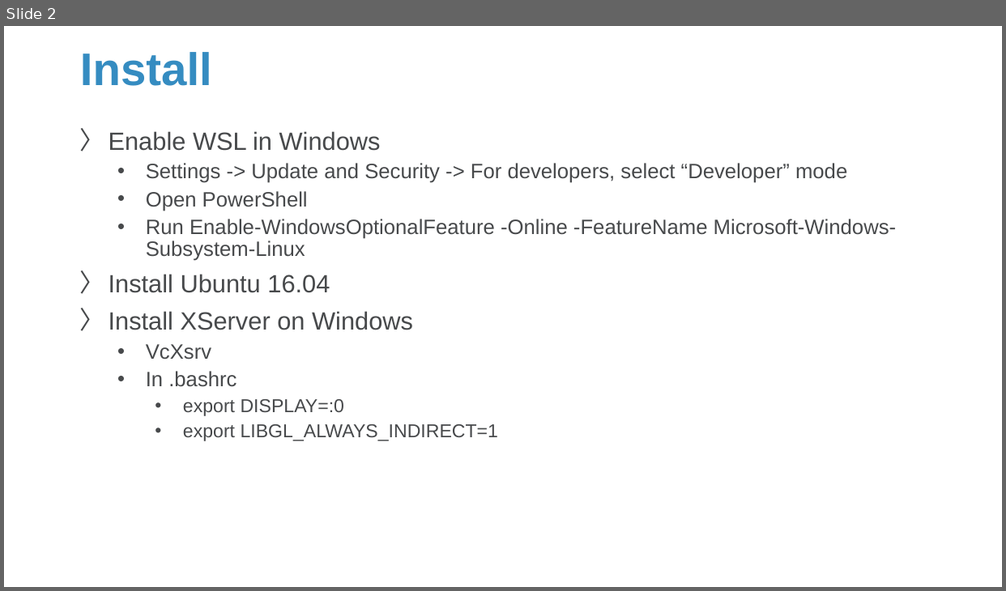
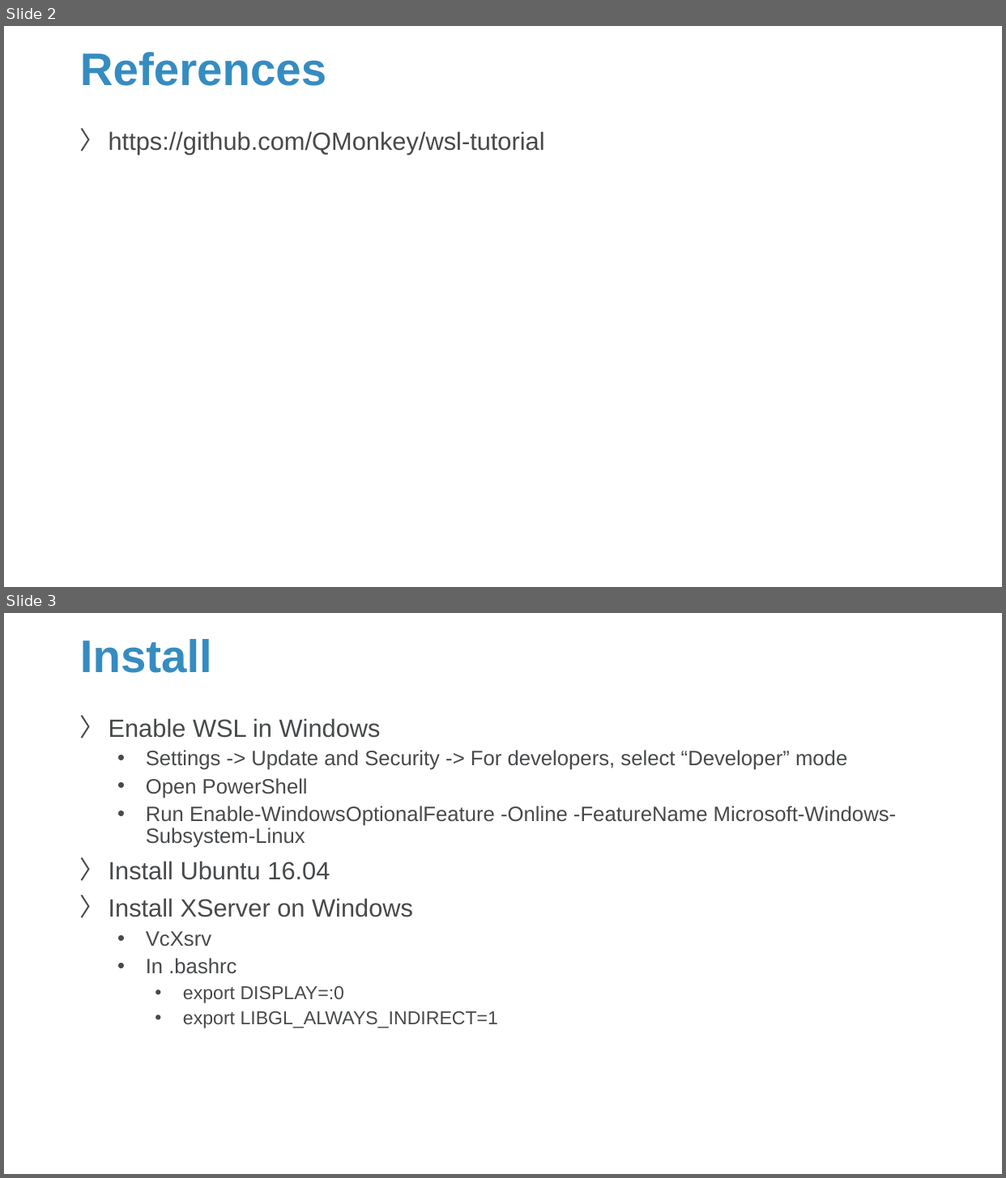
Before and after one commit to Sparks-Lu/TechNotes, a slide deck: Linux/WSL_Notes.pptx. Shown one above the other, each under a label of ours: slide 2 before the commit, slides 2 and 3 after it. The pictures are 1006x591 and 1006x1178 pixels, drawn with LibreOffice and Linux fonts; fonts in the diff are those of the drawing; background and template pictures are left out. Boxes give left, top, right and bottom in pixels: in the first picture for what was removed or moved away, otherwise in the second. Text is boxed around its words. In the diff, an @@ line names an element or a change of style, - is before the commit and + after.

```diff
--- a/Linux/WSL_Notes.pptx
+++ b/Linux/WSL_Notes.pptx
@@ slide 2 added at [4,26,1002,587], background picture (left out) @@
@@ title added at [80,52,326,86], 44 pt, text #358CC1, bold @@
+References
@@ text added at [108,131,545,155], 24 pt, text #47494B @@
+〉 https://github.com/QMonkey/wsl-tutorial
@@ what was slide 2 is now slide 3 @@
```
Also in this commit, not shown: 1 slide changed, 1 other slide added, 13 other files.
